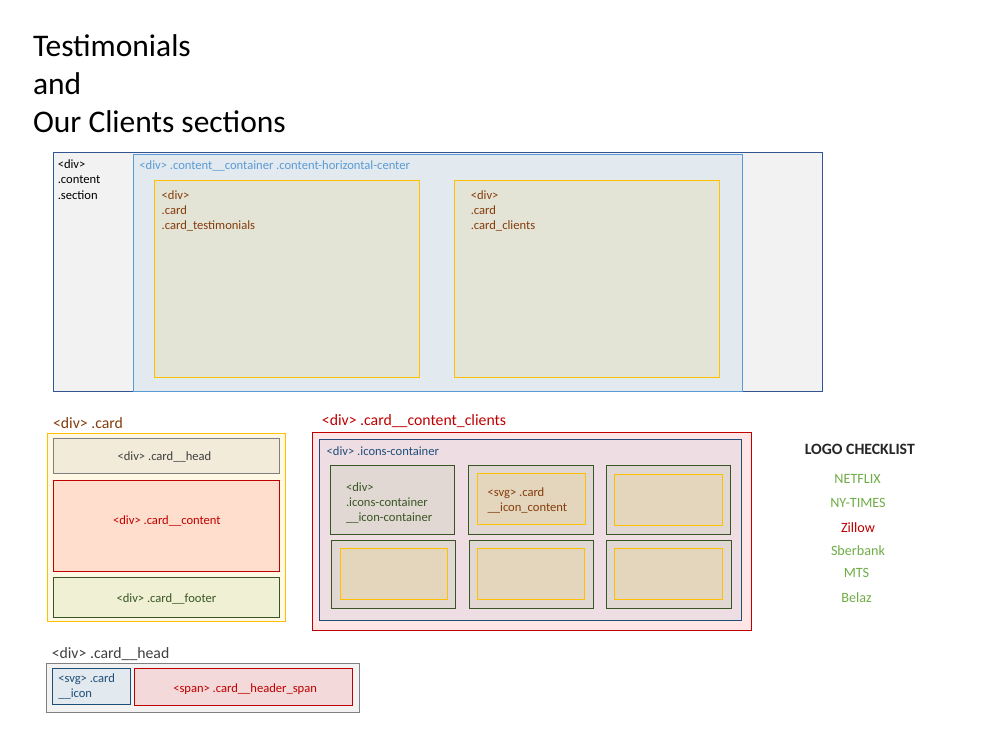
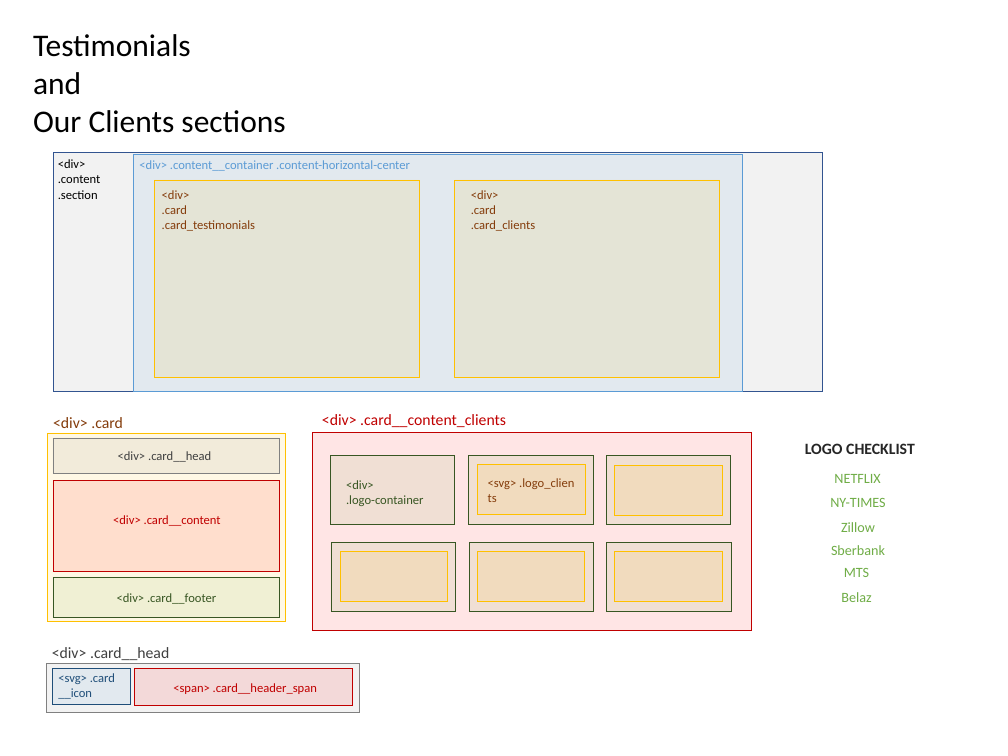
Before and after one commit to taletski/firstpage-vanilla, a slide deck: slide 6 of layout.pptx. Drawn at 1008x756 pixels with LibreOffice and Linux fonts; fonts in the diff are those of the drawing. Boxes give left, top, right and bottom in pixels: in the first picture for what was removed or moved away, otherwise in the second. Text is boxed around its words. In the diff, an @@ line names an element or a change of style, - is before the commit and + after.

Commit message:
added general layout of the footer section

```diff
--- a/layout.pptx
+++ b/layout.pptx
@@ rectangle removed at (x1=319, y1=439, x2=742, y2=620) @@
@@ text removed at (x1=327, y1=446, x2=439, y2=455) @@
-<div> .icons-container
@@ text at (x1=488, y1=478, x2=574, y2=489): text changed @@
-<svg> .card
-__icon_content
+<svg> .logo_clients
@@ 5 rectangles moved together from (x1=331, y1=465, x2=730, y2=533) to (x1=331, y1=456, x2=730, y2=524) @@
@@ text at (x1=346, y1=495, x2=423, y2=506): text changed @@
-.icons-container
-__icon-container
+.logo-container
@@ text "Zillow" at (x1=841, y1=522, x2=875, y2=532): text colour #C00000 to #70AD47 @@
```
Also in this commit, not shown: 1 slide added.
